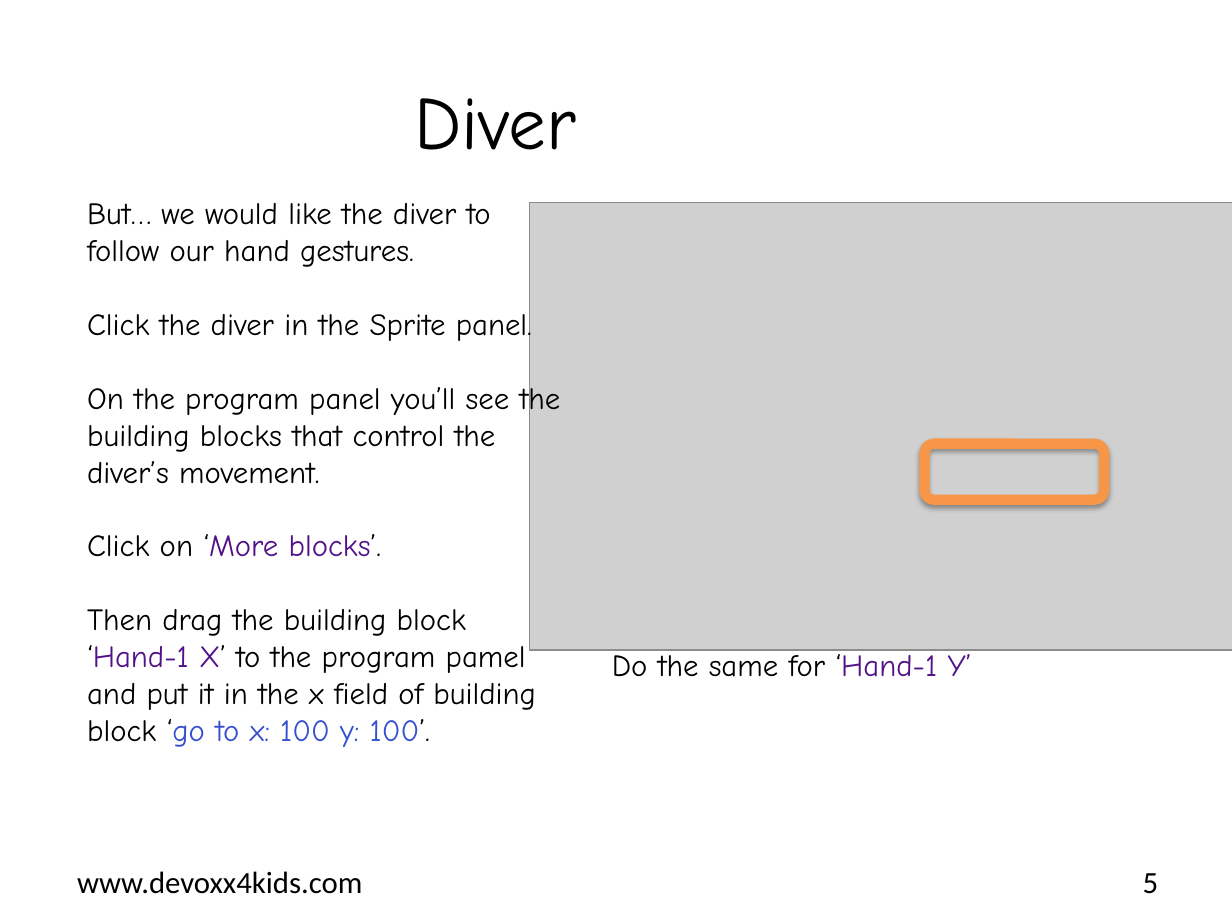
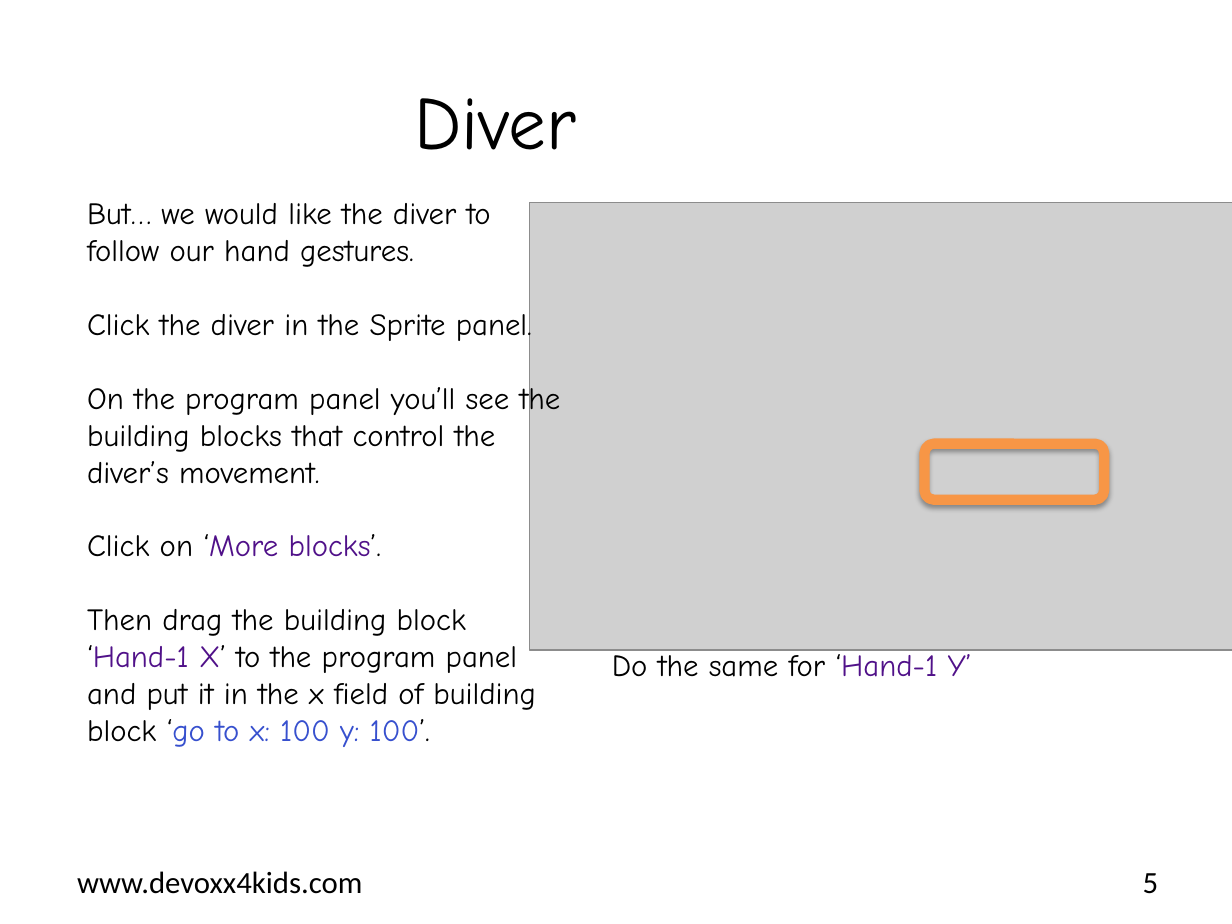
Before and after one commit to bertjan/jpoint-devoxx4kids, a slide deck: slide 5 of scratch-leapmotion/instructions/en/Assignment_Diver.pptx. Drawn at 1232x924 pixels with LibreOffice and Linux fonts; fonts in the diff are those of the drawing; grey boxes stand for pictures; background and template pictures are left out. Boxes give left, top, right and bottom in pixels: in the first picture for what was removed or moved away, otherwise in the second. Text is boxed around its words. In the diff, an @@ line names an element or a change of style, - is before the commit and + after.

```diff
--- a/scratch-leapmotion/instructions/en/Assignment_Diver.pptx
+++ b/scratch-leapmotion/instructions/en/Assignment_Diver.pptx
@@ text at bbox=[87, 609, 536, 747]: text changed @@
-Then drag the building block ‘Hand-1 X’ to the program pamel and put it in the x field of building block ‘go to x: 100 y: 100’.
+Then drag the building block ‘Hand-1 X’ to the program panel and put it in the x field of building block ‘go to x: 100 y: 100’.
```
Also in this commit, not shown: 17 other slides changed, 1 other file.
